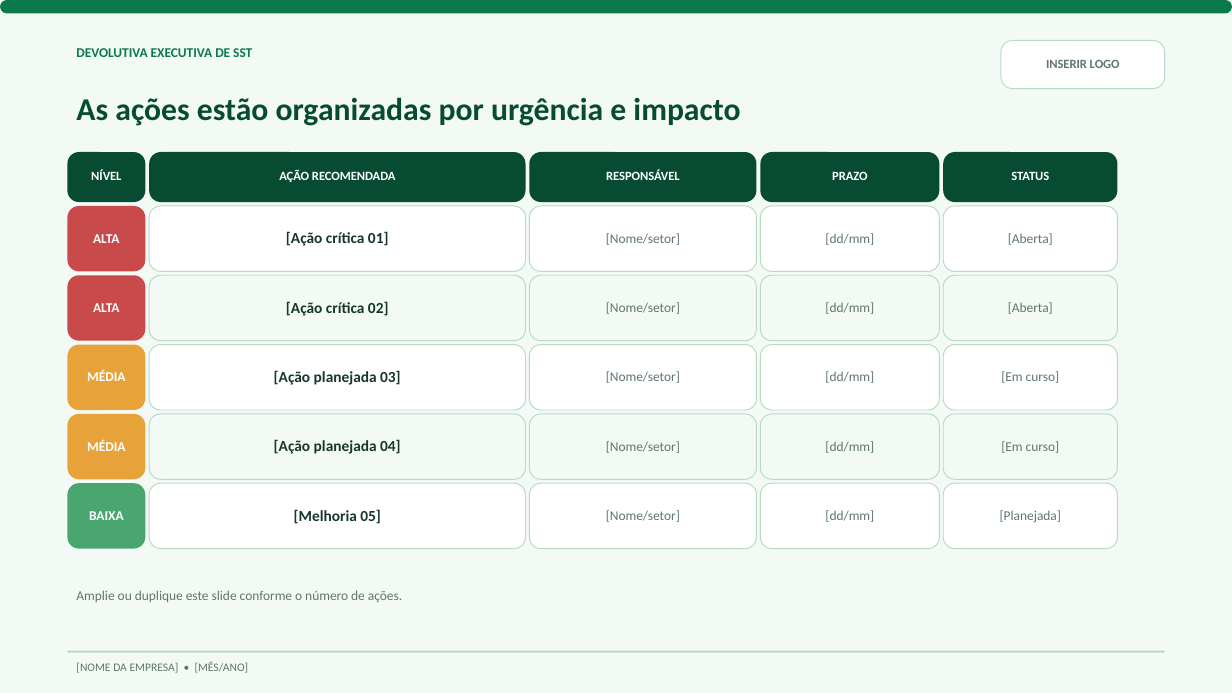
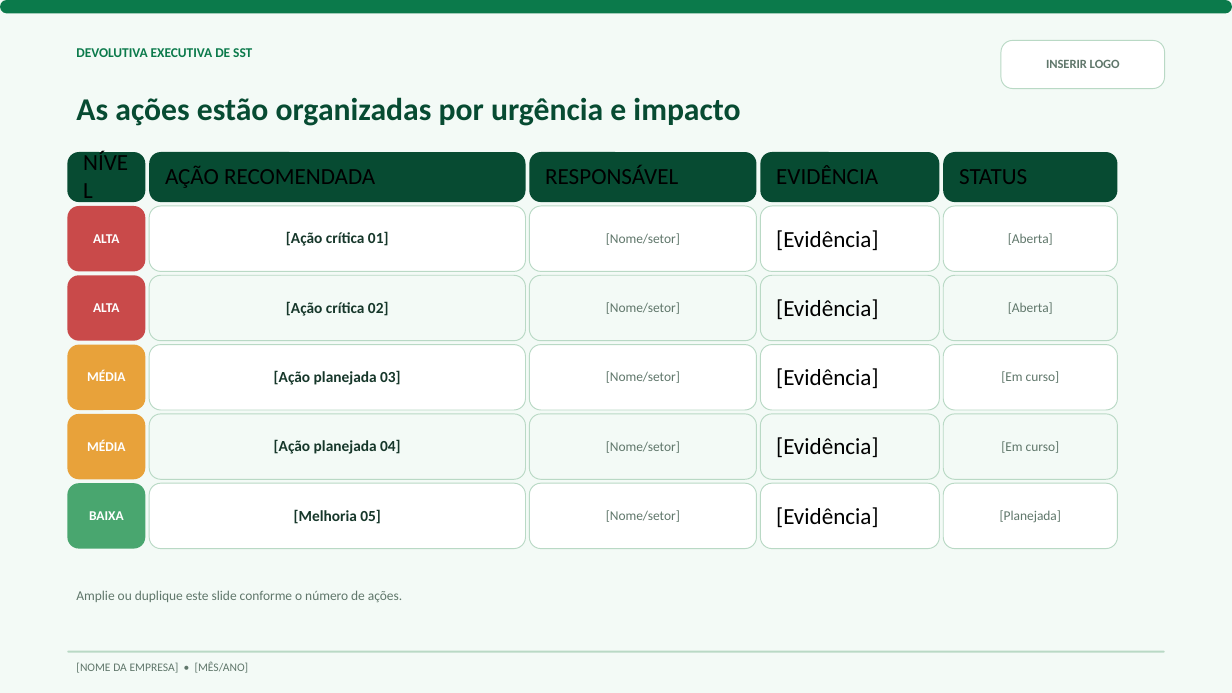
Before and after one commit to eduardoclau/apresentacao-sst-fortneer, a slide deck: slide 13 of Modelo_Devolutiva_SST_Fortneer.pptx. Drawn at 1232x693 pixels with LibreOffice and Linux fonts; fonts in the diff are those of the drawing. Boxes give left, top, right and bottom in pixels: in the first picture for what was removed or moved away, otherwise in the second. Text is boxed around its words. In the diff, an @@ line names an element or a change of style, - is before the commit and + after.

Commit message:
Remove prazos e datas limite das ações do PGR

```diff
--- a/Modelo_Devolutiva_SST_Fortneer.pptx
+++ b/Modelo_Devolutiva_SST_Fortneer.pptx
@@ text at (776, 165, 878, 184): text changed; size 9.8 to 18 pt; text colour #FFFFFF to #000000; bold off @@
-PRAZO
+EVIDÊNCIA
@@ size 9.8 to 18 pt, text colour #FFFFFF to #000000, bold off; alignment centre to left in 4 elements at (74, 159, 139, 191), (165, 166, 375, 188), (545, 165, 678, 184), (959, 169, 1027, 184) @@
@@ text at (776, 230, 878, 250): text changed; size 10.5 to 18 pt; text colour #60776B to #000000 @@
-[dd/mm]
+[Evidência]
@@ text at (776, 299, 878, 319): text changed; size 10.5 to 18 pt; text colour #60776B to #000000 @@
-[dd/mm]
+[Evidência]
@@ text at (776, 368, 878, 388): text changed; size 10.5 to 18 pt; text colour #60776B to #000000 @@
-[dd/mm]
+[Evidência]
@@ text at (776, 437, 878, 457): text changed; size 10.5 to 18 pt; text colour #60776B to #000000 @@
-[dd/mm]
+[Evidência]
@@ text at (776, 507, 878, 527): text changed; size 10.5 to 18 pt; text colour #60776B to #000000 @@
-[dd/mm]
+[Evidência]
```
Also in this commit, not shown: 1 other slide changed, 1 other file.
